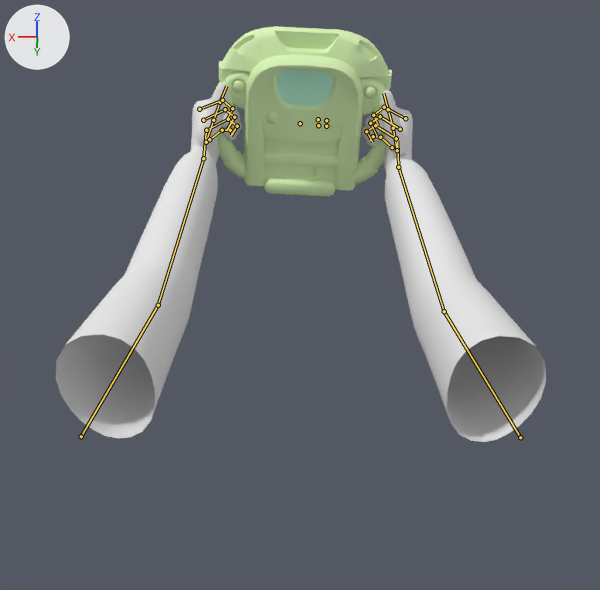
A saved change to the Blender file weapons/new/FF - Medkit.blend.
Before and after are seen from a 50 mm lens placed at (0.0, 31.1, 18.2), pointed at (0.0, -10.9, -11.3). Lighting does not change. The marker at upper left points along +X, +Y and +Z. The picture after the commit comes second. Both versions are drawn at frame 2 of the action 'hit'; the numbers are the values there. The bones that change, and the others that lie on the model, are drawn over the model as lines.

In view in the first picture: 'default_arms.002', 'medkit_ref.001'.
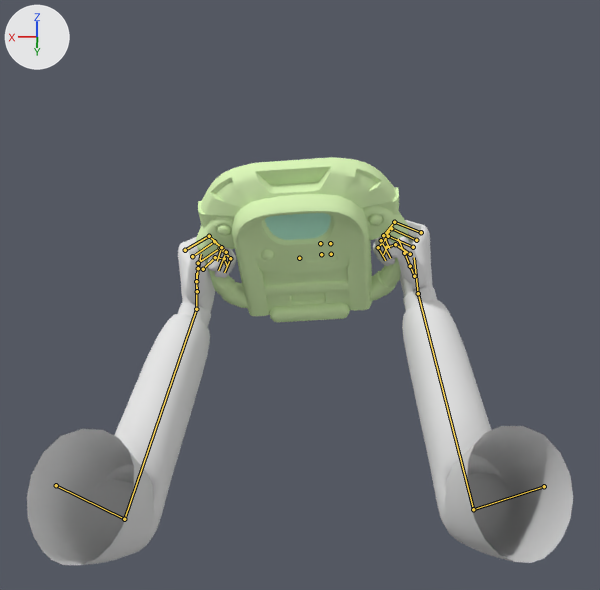
Commit message: medkit update

What changed in the scene script:
```text
Change bone_ik_upperarm_l:
    where bone_ik_upperarm_l = bpy.data.objects['FF_SKELETON'].pose.bones['ik_upperarm_l']  # child of 'root'
    bone_ik_upperarm_l.location: (10.0, 3.8, -2.5) -> (10.0, 4.4, -5.6)
Change bone_ik_upperarm_r:
    where bone_ik_upperarm_r = bpy.data.objects['FF_SKELETON'].pose.bones['ik_upperarm_r']  # child of 'root'
    bone_ik_upperarm_r.location: (-10.0, 3.9, -2.5) -> (-10.0, 4.4, -5.6)
Change bone_thumb_1_l:
    where bone_thumb_1_l = bpy.data.objects['FF_SKELETON'].pose.bones['thumb_1_l']  # child of 'thumb_0_l'
    bone_thumb_1_l.rotation_euler: (0.0, 0.0, -0.401) -> (0.0, 0.0, -0.576)  # degrees (0, 0, -23) -> degrees (0, 0, -33)
Change bone_thumb_2_l:
    where bone_thumb_2_l = bpy.data.objects['FF_SKELETON'].pose.bones['thumb_2_l']  # child of 'thumb_1_l'
    bone_thumb_2_l.rotation_euler: (0.0, 0.0, -0.611) -> (0.0, 0.0, -0.785)  # degrees (0, 0, -35) -> degrees (0, 0, -45)
Change bone_ctrl_thumb_0_l:
    where bone_ctrl_thumb_0_l = bpy.data.objects['FF_SKELETON'].pose.bones['ctrl_thumb_0_l']  # child of 'ctrl_ik_hand_l'
    bone_ctrl_thumb_0_l.rotation_euler: (0.367, -0.349, 0.367) -> (0.279, -0.454, 0.541)  # degrees (21, -20, 21) -> degrees (16, -26, 31)
Change bone_thumb_1_r:
    where bone_thumb_1_r = bpy.data.objects['FF_SKELETON'].pose.bones['thumb_1_r']  # child of 'thumb_0_r'
    bone_thumb_1_r.rotation_euler: (0.0, 0.0, 0.436) -> (0.0, 0.0, 0.611)  # degrees (0, 0, 25) -> degrees (0, 0, 35)
Change bone_thumb_2_r:
    where bone_thumb_2_r = bpy.data.objects['FF_SKELETON'].pose.bones['thumb_2_r']  # child of 'thumb_1_r'
    bone_thumb_2_r.rotation_euler: (0.0, 0.0, 0.593) -> (0.0, 0.0, 0.785)  # degrees (0, 0, 34) -> degrees (0, 0, 45)
Change bone_ctrl_thumb_0_r:
    where bone_ctrl_thumb_0_r = bpy.data.objects['FF_SKELETON'].pose.bones['ctrl_thumb_0_r']  # child of 'ctrl_ik_hand_r'
    bone_ctrl_thumb_0_r.rotation_euler: (0.367, 0.349, -0.367) -> (0.279, 0.454, -0.541)  # degrees (21, 20, -21) -> degrees (16, 26, -31)
Change bone_medkit:
    where bone_medkit = bpy.data.objects['FF_SKELETON'].pose.bones['medkit']
    bone_medkit.location: (0.0, 4.0, 7.9) -> (0.0, 0.2, -4.1)
    bone_medkit.rotation_euler: (-0.436, 0.0, 0.0524) -> (-0.611, 0.0, -0.0873)  # degrees (-25, 0, 3) -> degrees (-35, 0, -5)
```

What differs and where, as boxes (x1, y1, x2, y2) in the pictures (600 x 590 px):
'default_arms.002', posed (11% wider): before (56, 83, 546, 442); after (27, 220, 573, 565)
'medkit_ref.001', posed (18% wider): before (211, 26, 392, 197); after (196, 157, 410, 322)
bone 'thumb_1_l', root to tip: before (213, 120) to (220, 102); after (196, 281) to (198, 268)
bone 'thumb_2_l', root to tip: before (220, 102) to (226, 86); after (198, 268) to (201, 254)
bone 'thumb_1_r', root to tip: before (393, 128) to (388, 109); after (410, 266) to (404, 253)
bone 'thumb_2_r', root to tip: before (388, 109) to (383, 93); after (404, 253) to (398, 239)
bone 'medkit', root to tip: before (300, 123) to (300, 122); after (299, 258) to (299, 257)
